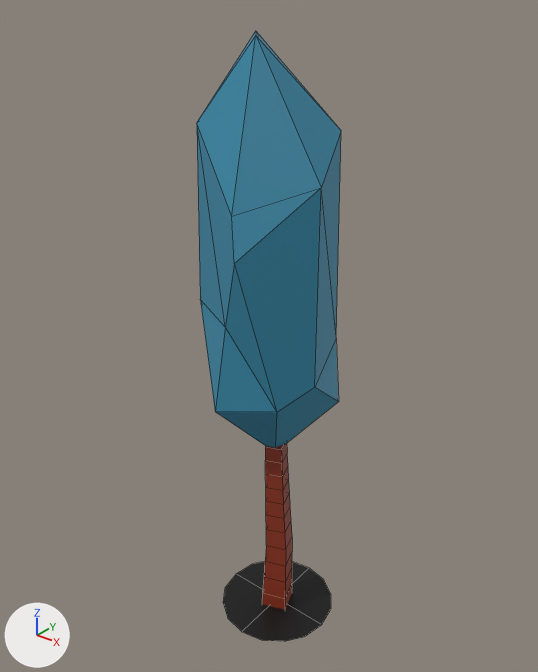
Two versions of the FBX model Projekt Unity/TowerDefense/Assets/Modele/EpokaKamienia/FBX/Otoczenie/Drzewo5.fbx, one commit apart.
One viewpoint serves both versions: a camera (50 mm lens) standing at (7.28, -9.38, 11.94) and looking at (-0.38, 0.2, 6.01). The lights are fixed; the arrows at lower left show +X, +Y and +Z. Mesh edges are drawn as thin lines.
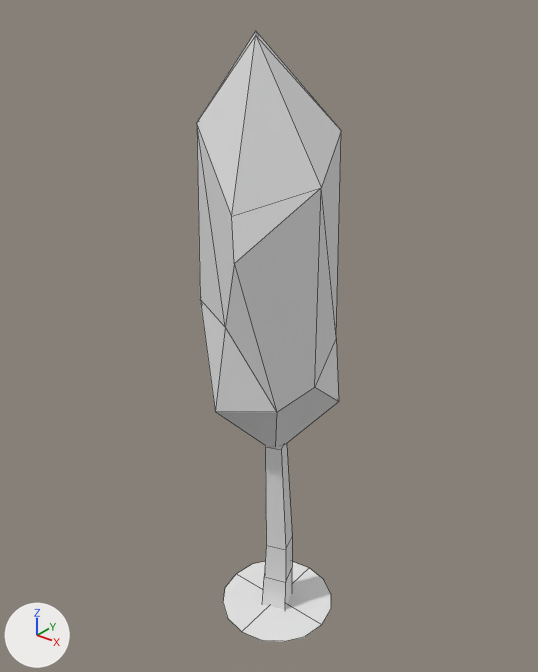
The newer file is also rescaled (x0.5), turned or shifted as a whole; pictures and numbers use the older file's frame.

Changed parts and their boxes [x1, y1, x2, y2] in the pictures (538 x 672 px):
part 1 of me_plane_013, cut back
    both: [262, 443, 292, 610]
part 2 of me_plane_013, recoloured (black to white)
    both: [223, 562, 331, 641]
part 3 of me_plane_013, recoloured (cyan to grey)
    both: [197, 31, 341, 447]

The change, as a diff of the scene's bpy script:
```diff
--- a/Projekt Unity/TowerDefense/Assets/Modele/EpokaKamienia/FBX/Otoczenie/Drzewo5.fbx.py
+++ b/Projekt Unity/TowerDefense/Assets/Modele/EpokaKamienia/FBX/Otoczenie/Drzewo5.fbx.py
@@ me_plane_013 @@
 # used by ob_plane_012; location = (0.0, 0.0, 0.0)
-me_plane_013.from_pydata(...)  # 85 vertices, 83 faces; spans x -1.52..1.15, y -1.37..1.41, z -0.22..11.16
-me_plane_013.materials.append(mat_trzon1)  # brown #8f331c
+me_plane_013.from_pydata(...)  # 53 vertices, 51 faces; spans x -1.52..1.15, y -1.37..1.41, z -0.22..11.16
+# me_plane_013 part 1
+# 32 vertices are removed from x -0.31..0.32, y -0.31..0.32, z 0.29..3.61
+# 44 faces are deleted
+# 12 new faces join them
+# me_plane_013 part 2: 4 faces spanning x -1.15..1.15, y -1.15..1.15, z 0.0 switch from mat_cien (black #000000) to no material
+# me_plane_013 part 3: 33 faces spanning x -1.52..1.02, y -1.37..1.41, z 3.7..11.16 switch from mat_liscie (cyan #388dac) to no material
```
